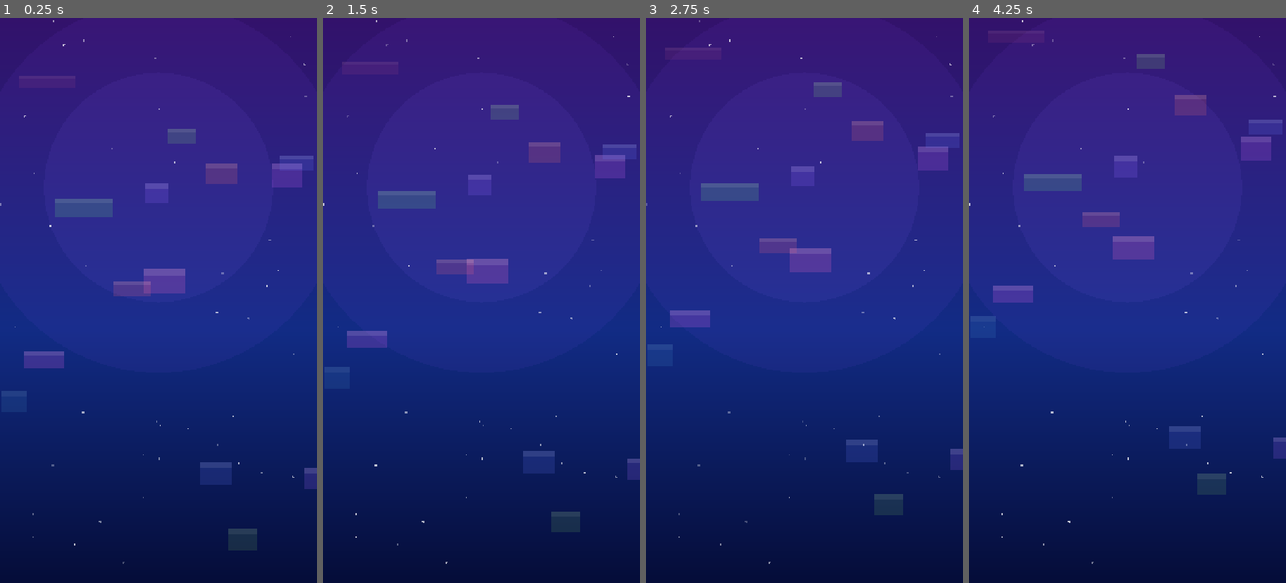
Above: before the commit, frames 1-4 (left to right).
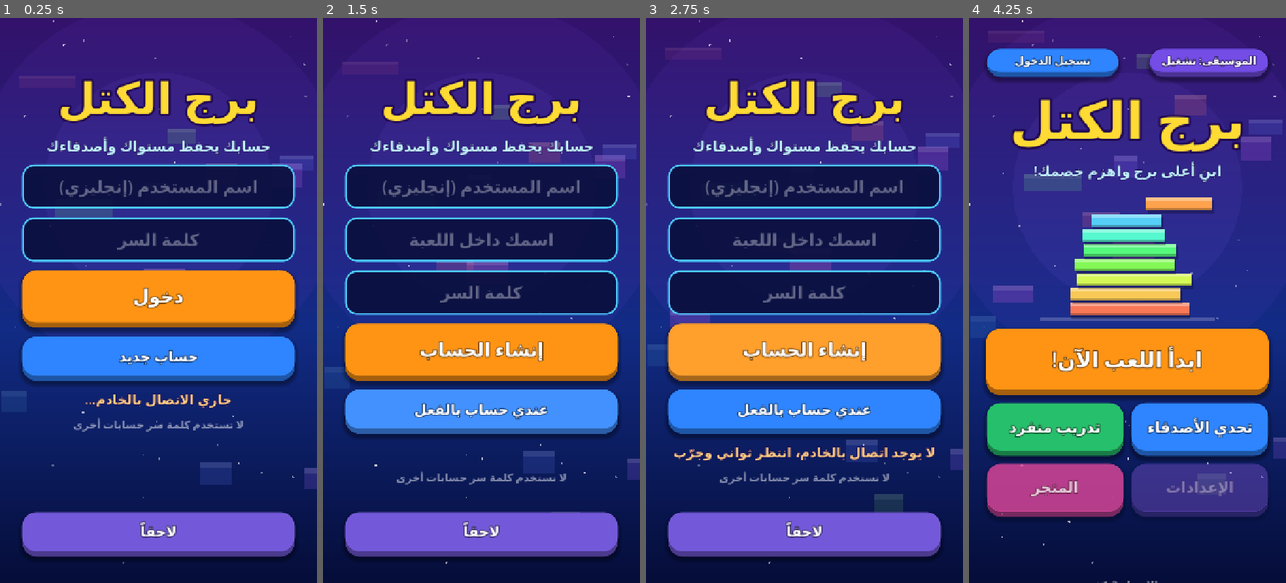
Above: after the commit, the same moments.

Repository: eab71334-web/TowerWars-ios
Game: Godot game, scene res://profile.tscn
The game is run twice, just before and just after one commit, with the same random seed, the same clock (stepped at 60 frames per second) and the same inputs. This scene is started directly instead of the project's main scene.
Inputs (mouse positions are in pixels of both pictures, inside the frame that each line leads up to):
- Up to frame 1 (0.25 s): no input
- Up to frame 2 (1.5 s): click (481, 300) at 0.5 s, where only the run after the commit has a clickable "دخول"; click (481, 357) at 1.25 s, where only the run after the commit has a clickable "حساب جديد"
- Up to frame 3 (2.75 s): click (804, 351) at 2 s, where only the run after the commit has a clickable "إنشاء الحساب"
- Up to frame 4 (4.25 s): click (1127, 413) at 2.75 s, where only the run after the commit has a clickable "عندي حساب بالفعل"; click (1127, 532) at 3.5 s, where only the run after the commit has a clickable "لاحقاً"

The runs differ from the first frame. In frame 1, 41% of the frame differs, in the area x 6-94%, y 10-96%; in frame 2, 47%; in frame 3, 48%; in frame 4, 43%.
Error before the commit: Parse Error: Unexpected identifier "config_version" in class body. (res://profile.gd:1)

Commit message:
Update profile.gd

Diff:
--- a/profile.gd
+++ b/profile.gd
@@ -1,28 +1,141 @@
-config_version=5
+extends Control
 
-[application]
+const GOLD := Color(1.0, 0.86, 0.2)
 
-config/name="BlockTower"
-run/main_scene="res://splash.tscn"
-config/features=PackedStringArray("4.5", "Mobile")
+var vb: VBoxContainer
+var name_in: LineEdit
 
-[autoload]
+func _ready() -> void:
+	if not Net.logged_in():
+		get_tree().change_scene_to_file("res://login.tscn")
+		return
+	var margin := MarginContainer.new()
+	margin.set_anchors_and_offsets_preset(Control.PRESET_FULL_RECT)
+	margin.add_theme_constant_override("margin_left", 40)
+	margin.add_theme_constant_override("margin_right", 40)
+	margin.add_theme_constant_override("margin_top", 70)
+	margin.add_theme_constant_override("margin_bottom", 40)
+	add_child(margin)
 
-Sfx="*res://audio.gd"
-UI="*res://ui.gd"
-Data="*res://game_data.gd"
-Net="*res://net.gd"
+	var scroll := ScrollContainer.new()
+	scroll.horizontal_scroll_mode = ScrollContainer.SCROLL_MODE_DISABLED
+	margin.add_child(scroll)
 
-[display]
+	vb = VBoxContainer.new()
+	vb.size_flags_horizontal = Control.SIZE_EXPAND_FILL
+	vb.add_theme_constant_override("separation", 20)
+	scroll.add_child(vb)
 
-window/size/viewport_width=720
-window/size/viewport_height=1280
-window/stretch/mode="canvas_items"
-window/stretch/aspect="expand"
-window/handheld/orientation=1
+	Net.profile_changed.connect(_build)
+	_build()
 
-[rendering]
+func _build() -> void:
+	if not Net.logged_in():
+		get_tree().change_scene_to_file("res://main_menu.tscn")
+		return
+	for c in vb.get_children():
+		c.queue_free()
+	var p: Dictionary = Net.profile
+	var pname := str(p.get("name", ""))
+	var pid := str(p.get("id", ""))
 
-renderer/rendering_method="gl_compatibility"
-renderer/rendering_method.mobile="gl_compatibility"
-textures/vram_compression/import_etc2_astc=true
+	var av := PanelContainer.new()
+	av.custom_minimum_size = Vector2(170, 170)
+	av.size_flags_horizontal = Control.SIZE_SHRINK_CENTER
+	var hue := float(int(pid) % 100) / 100.0
+	av.add_theme_stylebox_override("panel", UI.style(Color.from_hsv(hue, 0.6, 0.9), 85, 10))
+	vb.add_child(av)
+	var letter := UI.label(pname.substr(0, 1), 90, Color.WHITE, 10)
+	letter.size_flags_vertical = Control.SIZE_SHRINK_CENTER
+	av.add_child(letter)
+
+	vb.add_child(UI.label(pname, 58, GOLD, 14))
+
+	var idrow := HBoxContainer.new()
+	idrow.alignment = BoxContainer.ALIGNMENT_CENTER
+	idrow.add_theme_constant_override("separation", 16)
+	vb.add_child(idrow)
+	var idl := UI.label("ID: %s" % pid, 36, Color(0.75, 0.95, 1.0), 6)
+	idl.autowrap_mode = TextServer.AUTOWRAP_OFF
+	idrow.add_child(idl)
+	var cp := UI.button("نسخ", Color(0.18, 0.52, 1.0), 64, 26)
+	cp.size_flags_horizontal = Control.SIZE_SHRINK_BEGIN
+	cp.size_flags_vertical = Control.SIZE_SHRINK_CENTER
+	cp.custom_minimum_size = Vector2(130, 64)
+	cp.pressed.connect(func():
+		DisplayServer.clipboard_set(pid)
+		Net.toast("تم نسخ الـ ID"))
+	idrow.add_child(cp)
+
+	vb.add_child(UI.label("المستوى %d" % int(p.get("level", 1)), 50, Color.WHITE, 10))
+	var bar := ProgressBar.new()
+	bar.custom_minimum_size = Vector2(0, 36)
+	bar.show_percentage = false
+	bar.max_value = maxf(1.0, float(p.get("need", 1)))
+	bar.value = float(p.get("xp", 0))
+	var bg := StyleBoxFlat.new()
+	bg.bg_color = Color(0, 0, 0, 0.4)
+	bg.set_corner_radius_all(18)
+	var fill := StyleBoxFlat.new()
+	fill.bg_color = GOLD
+	fill.set_corner_radius_all(18)
+	bar.add_theme_stylebox_override("background", bg)
+	bar.add_theme_stylebox_override("fill", fill)
+	vb.add_child(bar)
+	vb.add_child(UI.label("%d / %d XP" % [int(p.get("xp", 0)), int(p.get("need", 1))], 26, Color(1, 1, 1, 0.7), 0))
+
+	var stats := HBoxContainer.new()
+	stats.add_theme_constant_override("separation", 20)
+	vb.add_child(stats)
+	stats.add_child(_stat("انتصارات", int(p.get("wins", 0)), Color(0.4, 1.0, 0.6)))
+	stats.add_child(_stat("خسارات", int(p.get("losses", 0)), Color(1.0, 0.5, 0.55)))
+
+	var friends := UI.button("أصدقائي وإضافة صديق", Color(1.0, 0.58, 0.08), 110, 36)
+	friends.pressed.connect(func(): get_tree().change_scene_to_file("res://social.tscn"))
+	vb.add_child(friends)
+
+	var row := HBoxContainer.new()
+	row.add_theme_constant_override("separation", 12)
+	vb.add_child(row)
+	name_in = LineEdit.new()
+	name_in.placeholder_text = "غيّر اسمك"
+	name_in.max_length = 16
+	name_in.alignment = HORIZONTAL_ALIGNMENT_CENTER
+	name_in.size_flags_horizontal = Control.SIZE_EXPAND_FILL
+	name_in.custom_minimum_size = Vector2(0, 80)
+	name_in.add_theme_font_size_override("font_size", 32)
+	var sb := StyleBoxFlat.new()
+	sb.bg_color = Color(0.04, 0.06, 0.24, 0.92)
+	sb.set_corner_radius_all(24)
+	sb.set_border_width_all(3)
+	sb.border_color = Color(0.3, 0.8, 1.0)
+	name_in.add_theme_stylebox_override("normal", sb)
+	name_in.add_theme_stylebox_override("focus", sb)
+	row.add_child(name_in)
+	var save := UI.button("حفظ", Color(0.15, 0.75, 0.42), 80, 30)
+	save.size_flags_horizontal = Control.SIZE_SHRINK_END
+	save.custom_minimum_size = Vector2(150, 80)
+	save.pressed.connect(func():
+		if name_in.text.strip_edges() != "":
+			Net.send({"t": "set_name", "name": name_in.text}))
+	row.add_child(save)
+
+	var out := UI.button("تسجيل الخروج", Color(0.9, 0.3, 0.35), 90, 30)
+	out.pressed.connect(func(): Net.logout())
+	vb.add_child(out)
+	var back := UI.button("رجوع", Color(0.45, 0.35, 0.85), 90, 30)
+	back.pressed.connect(func(): get_tree().change_scene_to_file("res://main_menu.tscn"))
+	vb.add_child(back)
+
+func _stat(title: String, value: int, color: Color) -> Control:
+	var panel := PanelContainer.new()
+	panel.size_flags_horizontal = Control.SIZE_EXPAND_FILL
+	var sb := UI.style(Color(0.1, 0.07, 0.34, 0.9), 28, 6)
+	sb.content_margin_top = 14.0
+	sb.content_margin_bottom = 14.0
+	panel.add_theme_stylebox_override("panel", sb)
+	var v := VBoxContainer.new()
+	panel.add_child(v)
+	v.add_child(UI.label(title, 28, Color(1, 1, 1, 0.8), 4))
+	v.add_child(UI.label(str(value), 60, color, 10))
+	return panel
